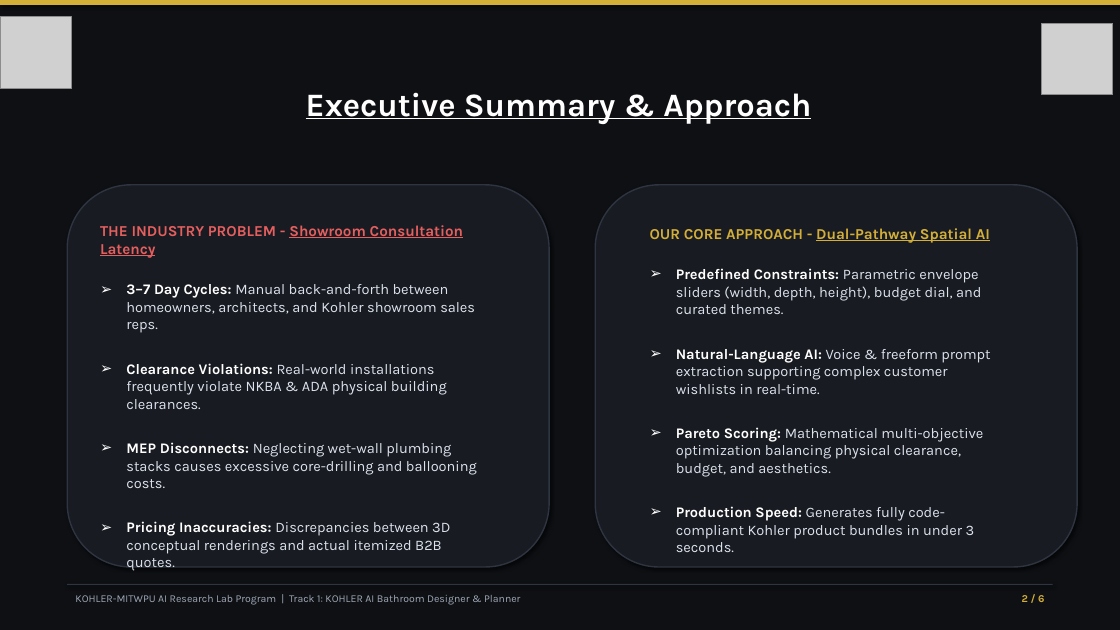
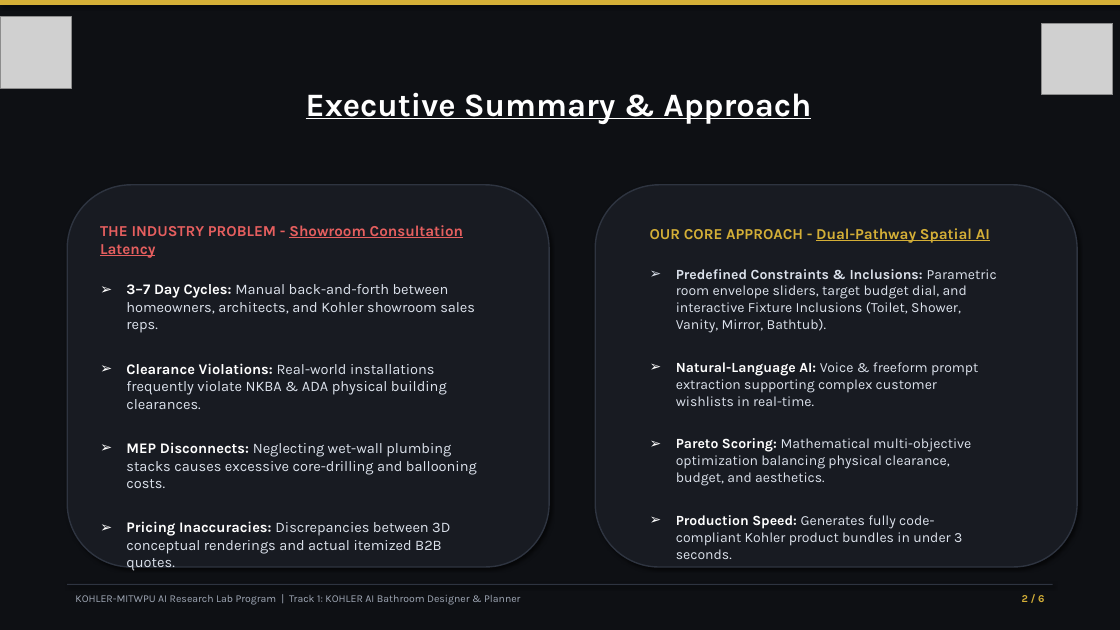
Before and after one commit to krishbhensdadia21/ai-bathroom-designer, a slide deck: slide 2 of assets/Presentation Deck/KOHLER_AI_Bathroom_Designer.pptx. Drawn at 1120x630 pixels with LibreOffice and Linux fonts; fonts in the diff are those of the drawing; grey boxes stand for pictures. Boxes give left, top, right and bottom in pixels: in the first picture for what was removed or moved away, otherwise in the second. Text is boxed around its words. In the diff, an @@ line names an element or a change of style, - is before the commit and + after.

Commit message:
docs(deck): update Presentation Deck with latest KOHLER_AI_Bathroom_Designer.pptx

```diff
--- a/assets/Presentation Deck/KOHLER_AI_Bathroom_Designer.pptx
+++ b/assets/Presentation Deck/KOHLER_AI_Bathroom_Designer.pptx
@@ text at [676, 269, 997, 333]: text changed; size 12.5 to 12 pt @@
-➢ Predefined Constraints: Parametric envelope sliders (width, depth, height), budget dial, and curated themes.
+➢ Predefined Constraints & Inclusions: Parametric room envelope sliders, target budget dial, and interactive Fixture Inclusions (Toilet, Shower, Vanity, Mirror, Bathtub).
@@ text at [676, 362, 978, 559]: size 12.5 to 12 pt in "Natural-Language AI: Voice & freeform prompt extraction ...", "Pareto Scoring: Mathematical multi-objective optimization ba ...", "Production Speed: Generates fully code-compliant Kohler prod ..." @@
```
Also in this commit, not shown: 2 other slides changed.
